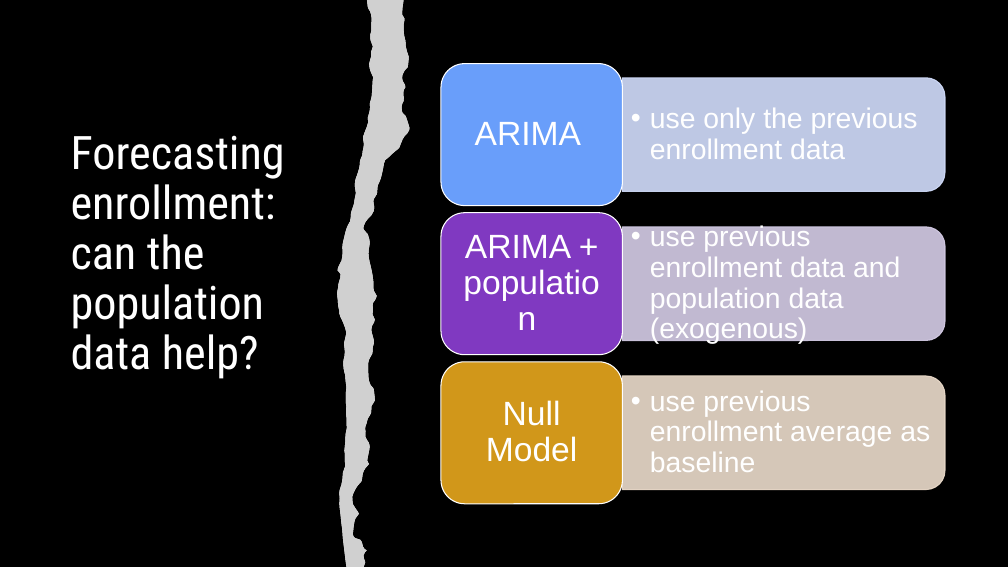
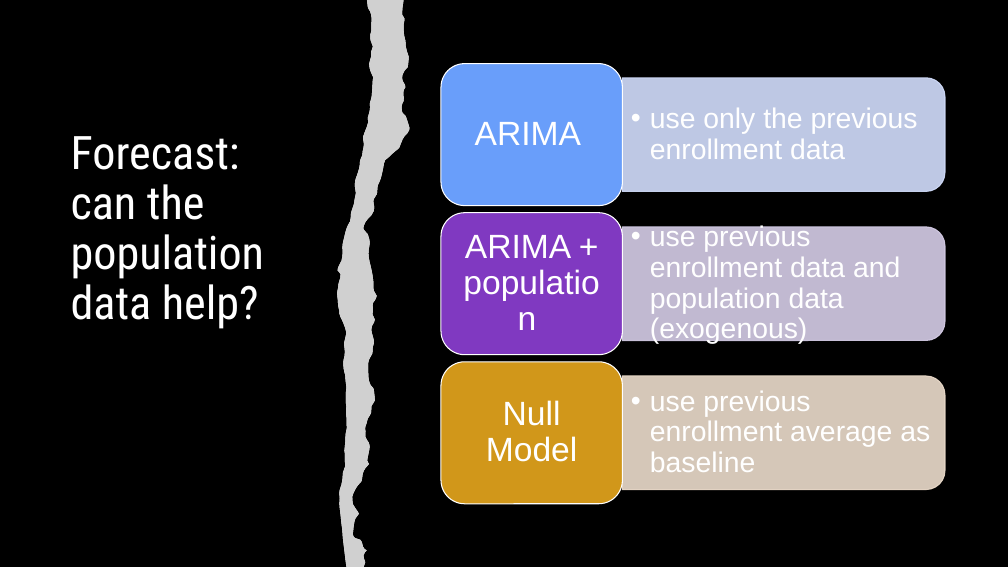
Before and after one commit to lauraminter/seattle-kids, a slide deck: slide 10 of assets/Seattle-kids-slides.pptx (slide 7 before the commit). Drawn at 1008x567 pixels with LibreOffice and Linux fonts; fonts in the diff are those of the drawing; grey boxes stand for pictures. Boxes give left, top, right and bottom in pixels: in the first picture for what was removed or moved away, otherwise in the second. Text is boxed around its words. In the diff, an @@ line names an element or a change of style, - is before the commit and + after.

```diff
--- a/assets/Seattle-kids-slides.pptx
+++ b/assets/Seattle-kids-slides.pptx
@@ title at [71, 136, 265, 329]: text changed @@
-Forecasting enrollment:
-can the population data help?
+Forecast:
+can the population data help?
```
Also in this commit, not shown: 2 other slides changed, 3 slides added, 16 other files.
